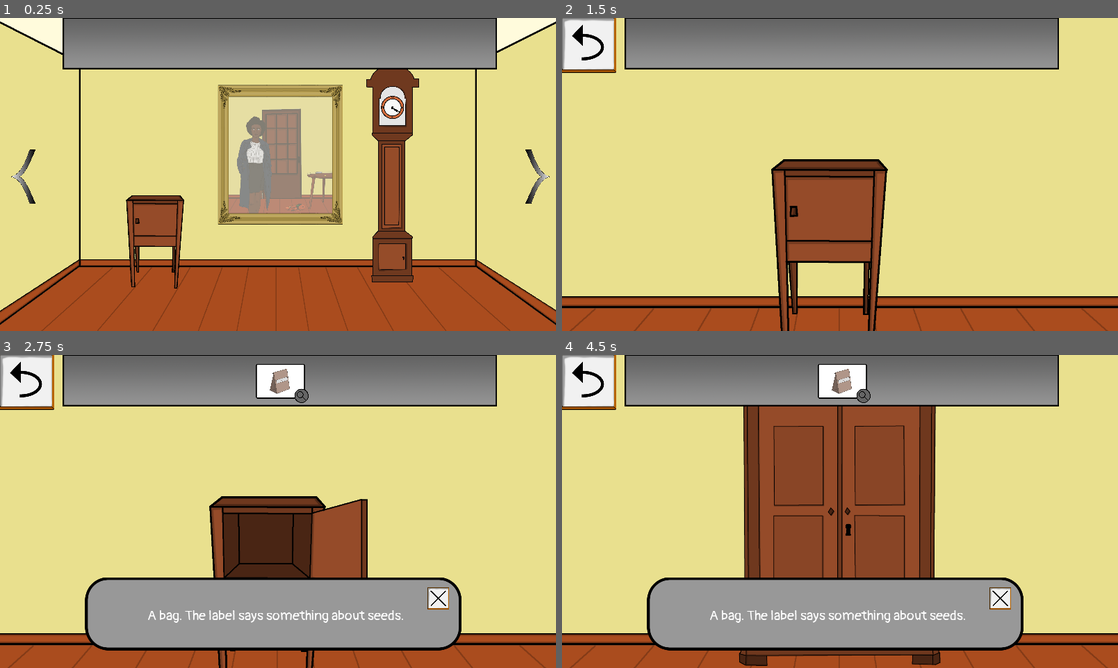
Above: before the commit, frames 1-4 (two rows, left to right).
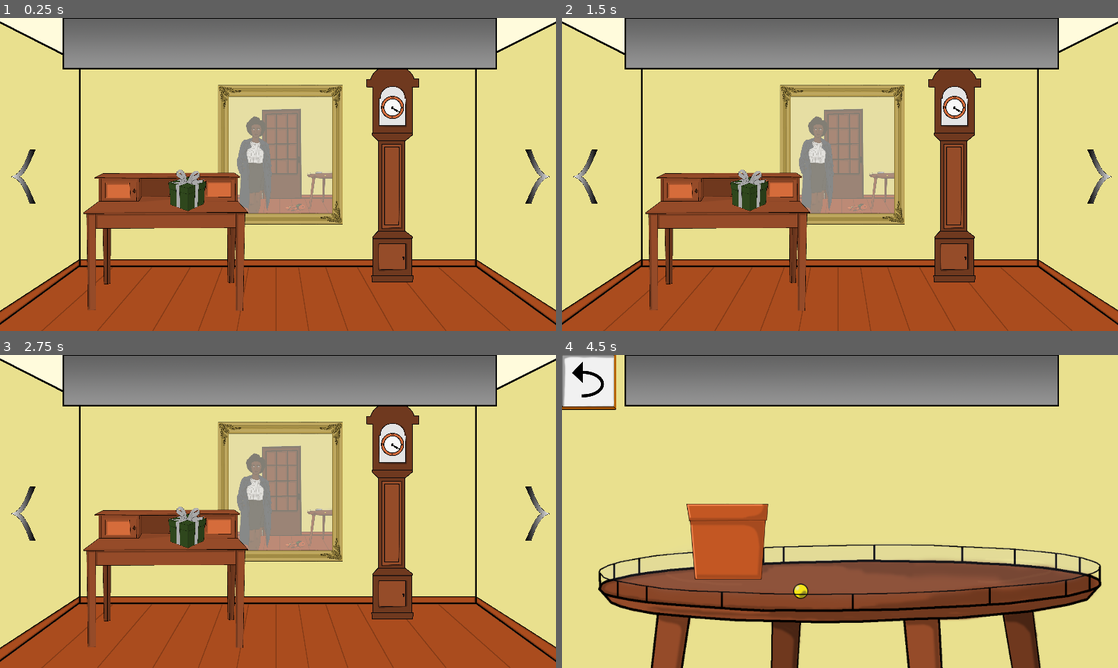
Above: after the commit, the same moments.

Repository: Paulpanther/GameJam11
Game: Godot game, scene res://Scenes/Main.tscn
The game is run twice, just before and just after one commit, with the same random seed, the same clock (stepped at 60 frames per second) and the same inputs.
Inputs (mouse positions are in pixels of both pictures, inside the frame that each line leads up to):
- Up to frame 1 (0.25 s): no input
- Up to frame 2 (1.5 s): tap Enter at 0.5 s; move the mouse to (984, 174) at 0.52 s; click (984, 174) at 0.67 s; tap Space at 1.25 s; move the mouse to (717, 237) at 1.27 s; click (717, 237) at 1.42 s
- Up to frame 3 (2.75 s): tap Enter at 2 s; move the mouse to (266, 580) at 2.02 s; click (266, 580) at 2.17 s
- Up to frame 4 (4.5 s): tap Space at 2.75, 4.25 s; move the mouse to (589, 380) at 2.77 s; click (589, 380) at 2.92 s; tap Enter at 3.5 s; move the mouse to (584, 511) at 3.52 s; click (584, 511) at 3.67 s; move the mouse to (928, 517) at 4.27 s; click (928, 517) at 4.42 s

The runs differ from the first frame. In frame 1, 5.9% of the frame differs, in the area x 15-45%, y 48-94%; in frame 2, 33%; in frame 3, 40%; in frame 4, 48%, in the area x 0-100%, y 2-100%.
Error after the commit: Invalid get index 'present_open' (on base: 'Node (global_flower_pot.gd)'). (res://Scripts/Room2/desk.gd:12)

Commit message:
Add desk

Diff:
--- a/Scenes/Room1/Drawer.tscn
+++ /dev/null
@@ -1,24 +0,0 @@
-[gd_scene load_steps=5 format=2]
-
-[ext_resource path="res://Scripts/Room1/drawer.gd" type="Script" id=1]
-[ext_resource path="res://Sprites/Room1/kommode.png" type="Texture" id=2]
-[ext_resource path="res://Sprites/Room1/kommode_open.png" type="Texture" id=3]
-
-[sub_resource type="RectangleShape2D" id=1]
-extents = Vector2( 163.538, 255.271 )
-
-[node name="Drawer" type="Node2D"]
-script = ExtResource( 1 )
-
-[node name="DrawerOpen" type="Sprite" parent="."]
-texture = ExtResource( 3 )
-
-[node name="DrawerClosed" type="Sprite" parent="."]
-texture = ExtResource( 2 )
-
-[node name="DrawerTrigger" type="Area2D" parent="."]
-
-[node name="CollisionShape2D" type="CollisionShape2D" parent="DrawerTrigger"]
-position = Vector2( -62, -26 )
-shape = SubResource( 1 )
-[connection signal="input_event" from="DrawerTrigger" to="." method="on_click"]
--- a/Scenes/Room1/Room1.tscn
+++ b/Scenes/Room1/Room1.tscn
@@ -7,7 +7,9 @@
 [ext_resource path="res://Sprites/Room1/Clock/clockhand_small.png" type="Texture" id=5]
 [ext_resource path="res://Sprites/Room1/Clock/clockhand_big.png" type="Texture" id=6]
 [ext_resource path="res://Scenes/Room1/gfc_script_main_view.gd" type="Script" id=7]
-[ext_resource path="res://Scenes/Room1/Drawer.tscn" type="PackedScene" id=8]
+[ext_resource path="res://Scenes/Room2/Desk.tscn" type="PackedScene" id=8]
+
+
 
 [node name="Room1" type="Node2D"]
 script = ExtResource( 2 )
--- /dev/null
+++ b/Scenes/Room2/Desk.tscn
@@ -0,0 +1,26 @@
+[gd_scene load_steps=5 format=2]
+
+[ext_resource path="res://Sprites/Room2/present.png" type="Texture" id=1]
+[ext_resource path="res://Sprites/Room2/desk.png" type="Texture" id=2]
+[ext_resource path="res://Scripts/Room2/desk.gd" type="Script" id=3]
+
+[sub_resource type="RectangleShape2D" id=1]
+extents = Vector2( 111.719, 116.99 )
+
+[node name="Desk" type="Node2D"]
+script = ExtResource( 3 )
+
+[node name="Desk" type="Sprite" parent="."]
+texture = ExtResource( 2 )
+
+[node name="Present" type="Sprite" parent="."]
+position = Vector2( 122.861, -296.665 )
+scale = Vector2( 0.3, 0.3 )
+texture = ExtResource( 1 )
+
+[node name="PresentTrigger" type="Area2D" parent="."]
+
+[node name="CollisionShape2D" type="CollisionShape2D" parent="PresentTrigger"]
+position = Vector2( 119.671, -288.676 )
+shape = SubResource( 1 )
+[connection signal="input_event" from="PresentTrigger" to="." method="on_click"]
--- a/Scenes/Room1/DrawerDetail.tscn
+++ b/Scenes/Room2/DeskDetail.tscn
@@ -1,7 +1,9 @@
 [gd_scene load_steps=3 format=2]
 
 [ext_resource path="res://Sprites/wall1.png" type="Texture" id=1]
-[ext_resource path="res://Scenes/Room1/Drawer.tscn" type="PackedScene" id=2]
+[ext_resource path="res://Scenes/Room2/Desk.tscn" type="PackedScene" id=2]
+
+
 
 [node name="DrawerDetail" type="Node2D"]
 
--- /dev/null
+++ b/Scripts/Room2/desk.gd
@@ -0,0 +1,28 @@
+extends Node
+
+export (bool) var interactable = false
+
+func _ready():
+	_update_state()
+
+func on_detail_return():
+	_update_state()
+
+func _update_state():
+	if GlobalFlowerPot.present_open:
+		$Present.hide()
+	else:
+		$Present.show()
+
+func on_click(viewport, event, shape_idx):
+	if (event is InputEventMouseButton && event.pressed):
+		if interactable:
+			if not GlobalFlowerPot.present_open:
+				if Inv.inventory.get_selected_item() == Items.scissors:
+					GlobalFlowerPot.present_open = true
+					Inv.inventory.add_item(Items.door_keys)
+					_update_state()
+				else:
+					Inv.message.show_text("I need something to cut it open")
+		else:
+			SceneStack.switch_scene("res://Scenes/Room2/DeskDetail.tscn")
Binary file added: Sprites/Room2/desk.png
Not shown, added: Sprites/Room2/desk.png.import
Binary file added: Sprites/Room2/present.png
Not shown, added: Sprites/Room2/present.png.import
